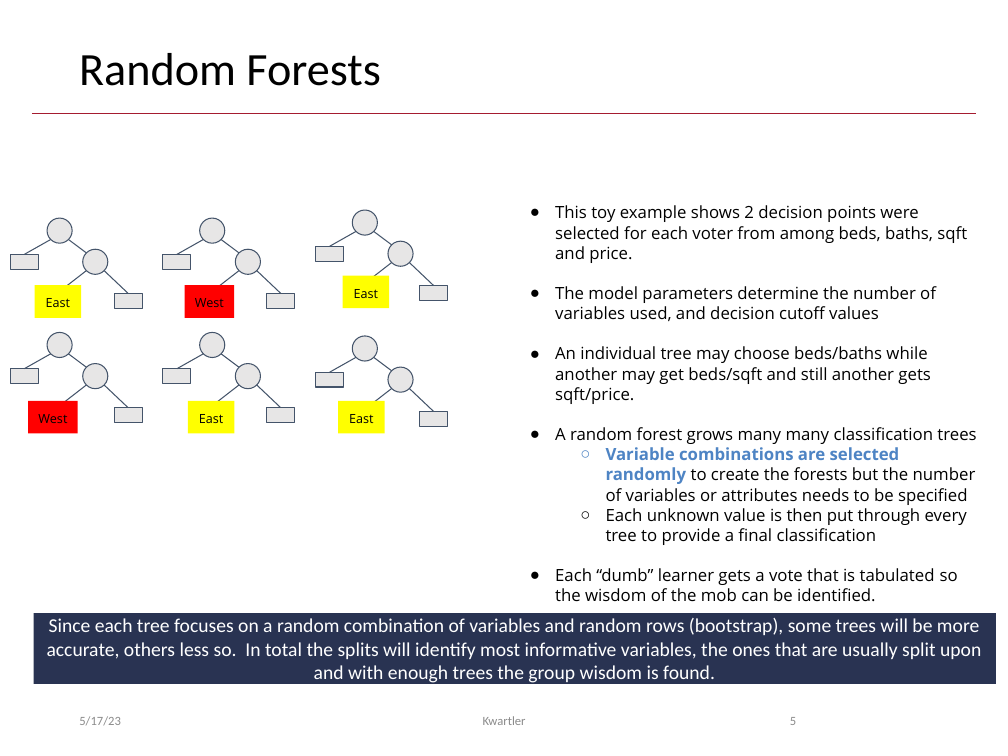
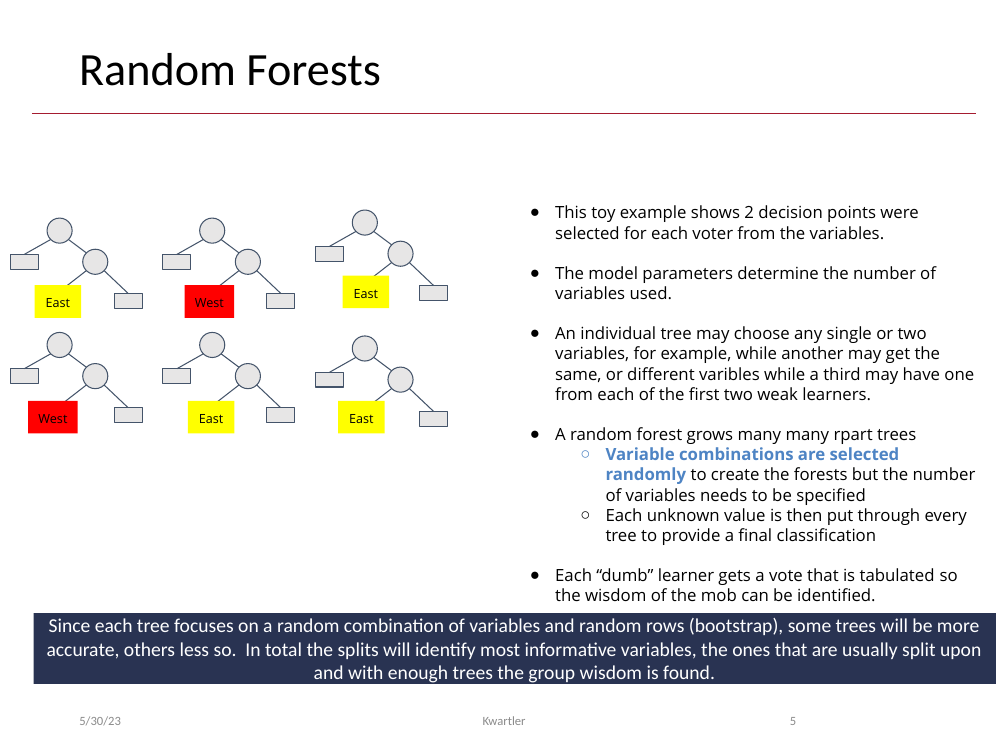
Before and after one commit to kwartler/Hult_Intro2R, a slide deck: slide 5 of lessons/E_DataPrep_Rpart_RF/C_RandomForests.pptx. Drawn at 1008x756 pixels with LibreOffice and Linux fonts; fonts in the diff are those of the drawing. Boxes give left, top, right and bottom in pixels: in the first picture for what was removed or moved away, otherwise in the second. Text is boxed around its words. In the diff, an @@ line names an element or a change of style, - is before the commit and + after.

```diff
--- a/lessons/E_DataPrep_Rpart_RF/C_RandomForests.pptx
+++ b/lessons/E_DataPrep_Rpart_RF/C_RandomForests.pptx
@@ text at (x1=555, y1=205, x2=976, y2=505): text changed @@
-● This toy example shows 2 decision points were selected for each voter from among beds, baths, sqft and price.
-● The model parameters determine the number of variables used, and decision cutoff values
-● An individual tree may choose beds/baths while another may get beds/sqft and still another gets sqft/price.
-● A random forest grows many many classification trees
-  ○ Variable combinations are selected randomly to create the forests but the number of variables or attributes needs to be specified
+● This toy example shows 2 decision points were selected for each voter from the variables.
+● The model parameters determine the number of variables used.
+● An individual tree may choose any single or two variables, for example, while another may get the same, or different varibles while a third may have one from each of the first two weak learners.
+● A random forest grows many many rpart trees
+  ○ Variable combinations are selected randomly to create the forests but the number of variables needs to be specified
@@ text at (x1=79, y1=716, x2=121, y2=726): text changed @@
-5/17/23
+5/30/23
```
Also in this commit, not shown: 10 other slides changed, 2 other files.
